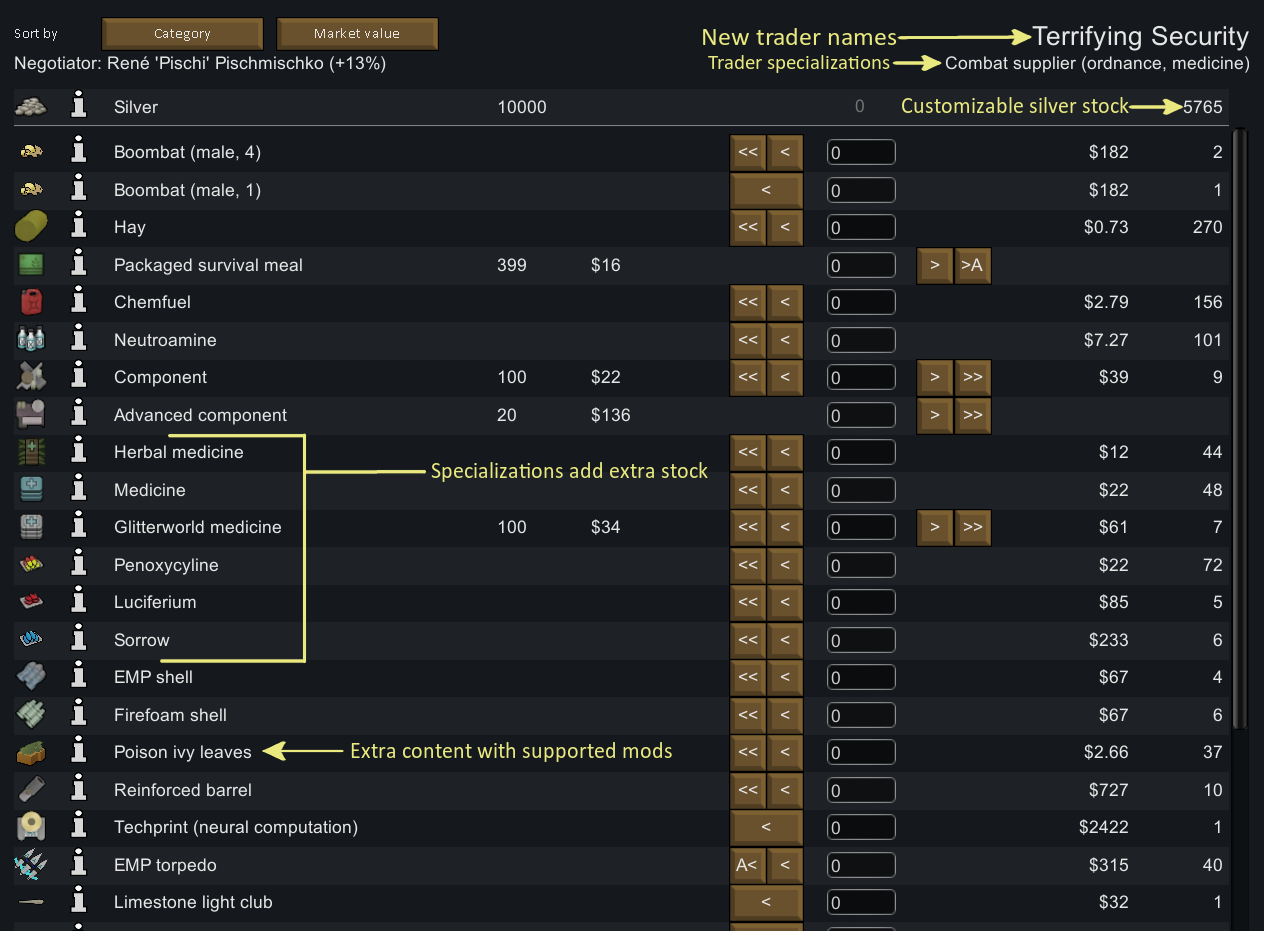
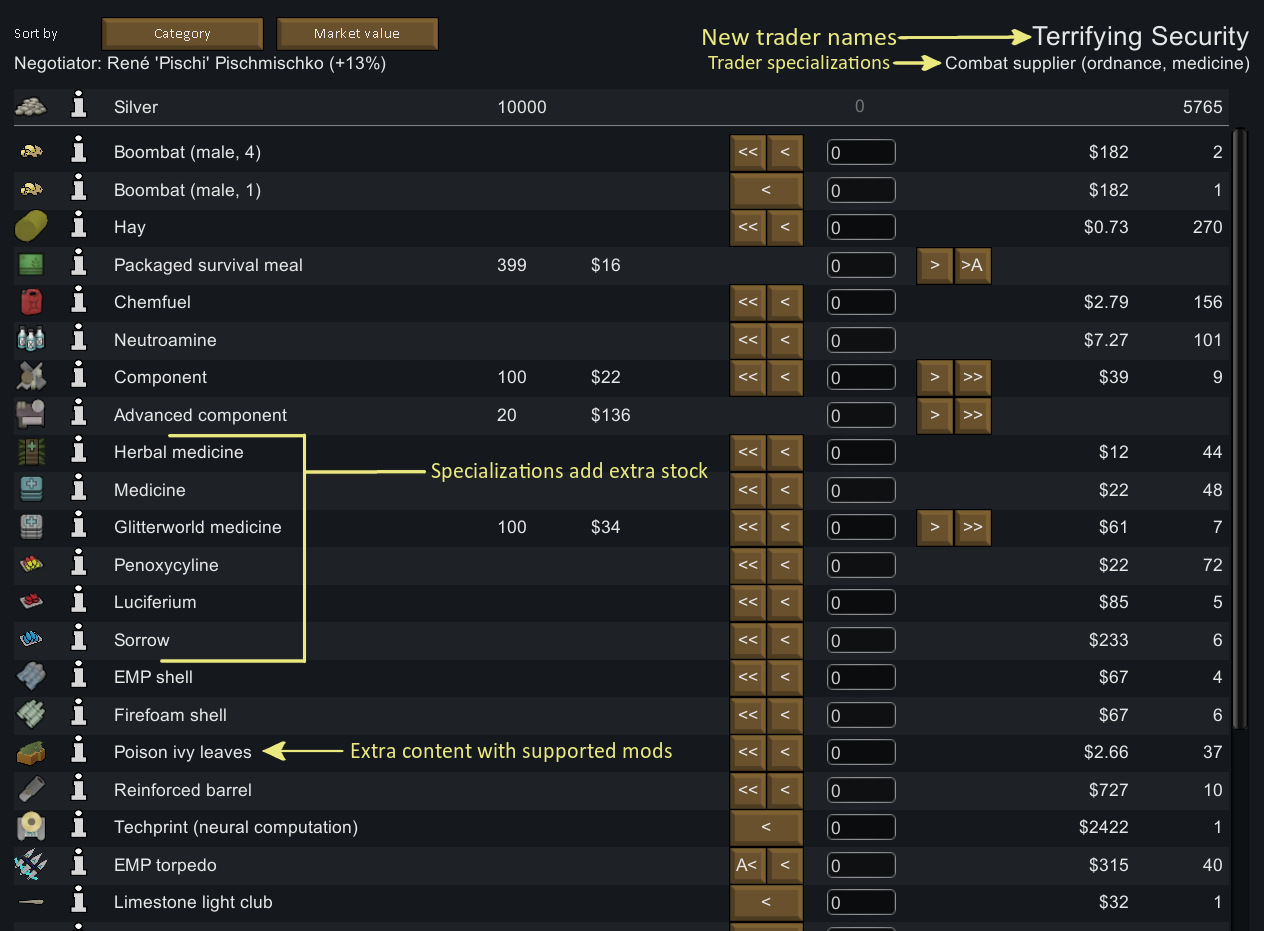
Two versions of the same layered image (1264px x 931px). Layer-by-layer changes:
removed layer "Arrow #2" over [1128, 98, 1184, 115]
painted on "Lines" over [902, 97, 1129, 113]
